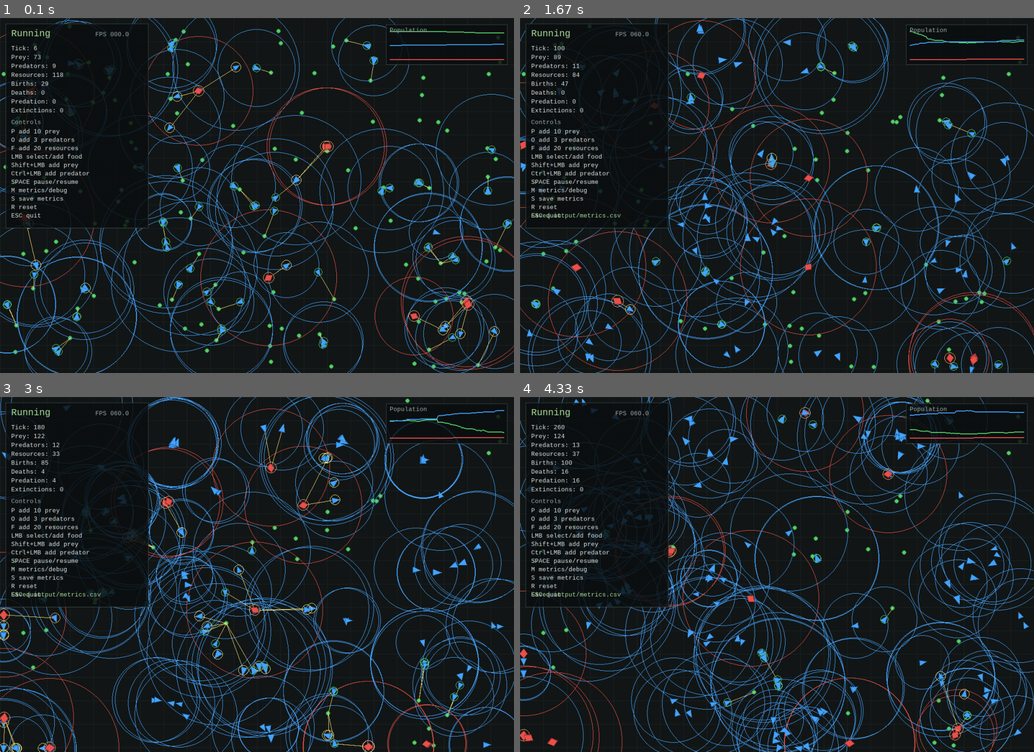
Above: before the commit, frames 1-4 (two rows, left to right).
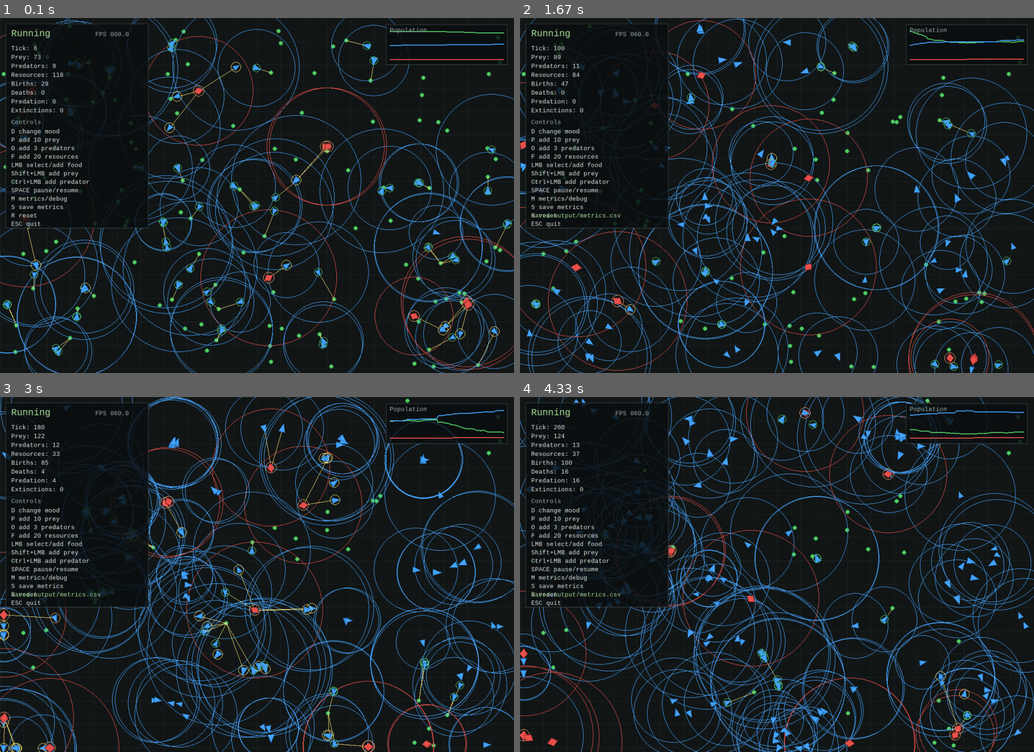
Above: after the commit, the same moments.

Repository: apu2296876-sapienza/emergent-ecosystem
Game: pygame game, started from main.py
Two runs of this game, one before a commit and one after it. Both use one fixed random seed, a clock stepped at 60 frames per second and the inputs below.
Inputs:
- Up to frame 1 (0.1 s): no input
- Up to frame 2 (1.67 s): hold D 0.33-0.8 s; hold D 0.83-1.3 s; hold S from 1.33 s (still down)
- Up to frame 3 (3 s): release S at 1.8 s; hold D 1.83-2.47 s; hold S 2.5-2.97 s
- Up to frame 4 (4.33 s): hold D 3-3.47 s; hold D 3.5-3.97 s; hold S from 4 s (still down)

The runs differ from the first frame. In frame 1, 0.8% of the frame differs, in the area x 2-18%, y 31-59%; in frame 2, 0.8%; in frame 3, 0.8%; in frame 4, 0.8%.

Commit message:
Update ui.py

Diff:
--- a/src/rendering/ui.py
+++ b/src/rendering/ui.py
@@ -13,6 +13,7 @@
     from src.simulation.agent import Agent
 
 CONTROL_ROWS = [
+    "D change mood",
     "P add 10 prey",
     "O add 3 predators",
     "F add 20 resources",
